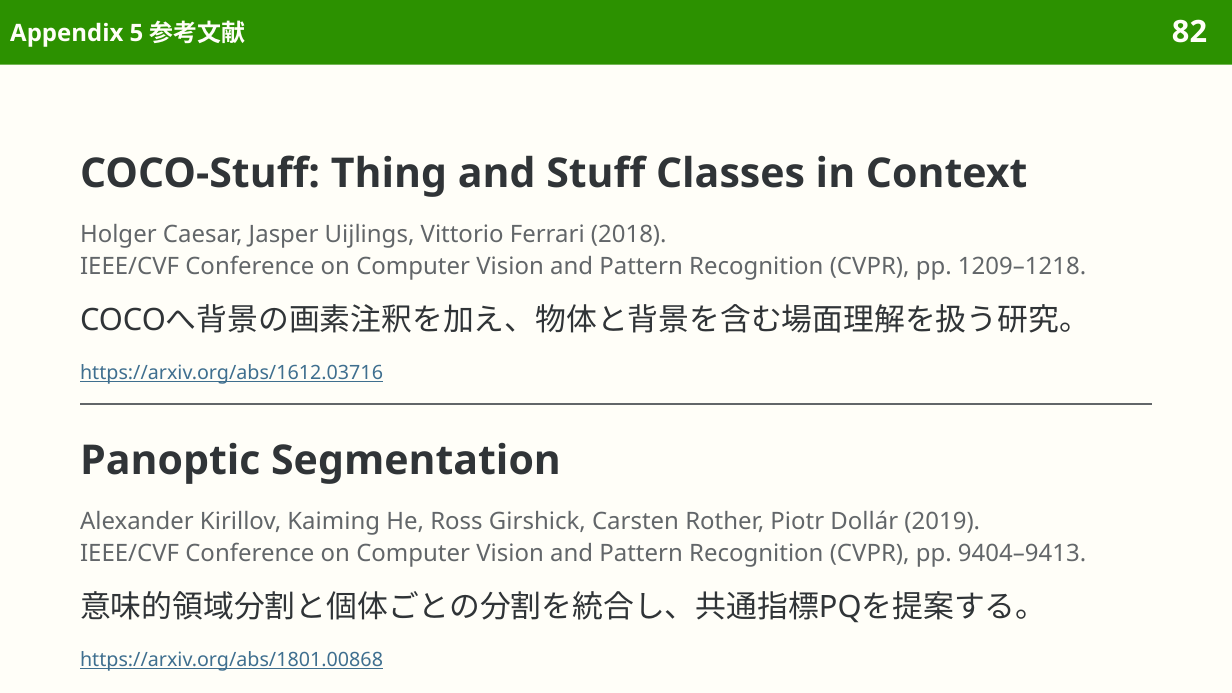
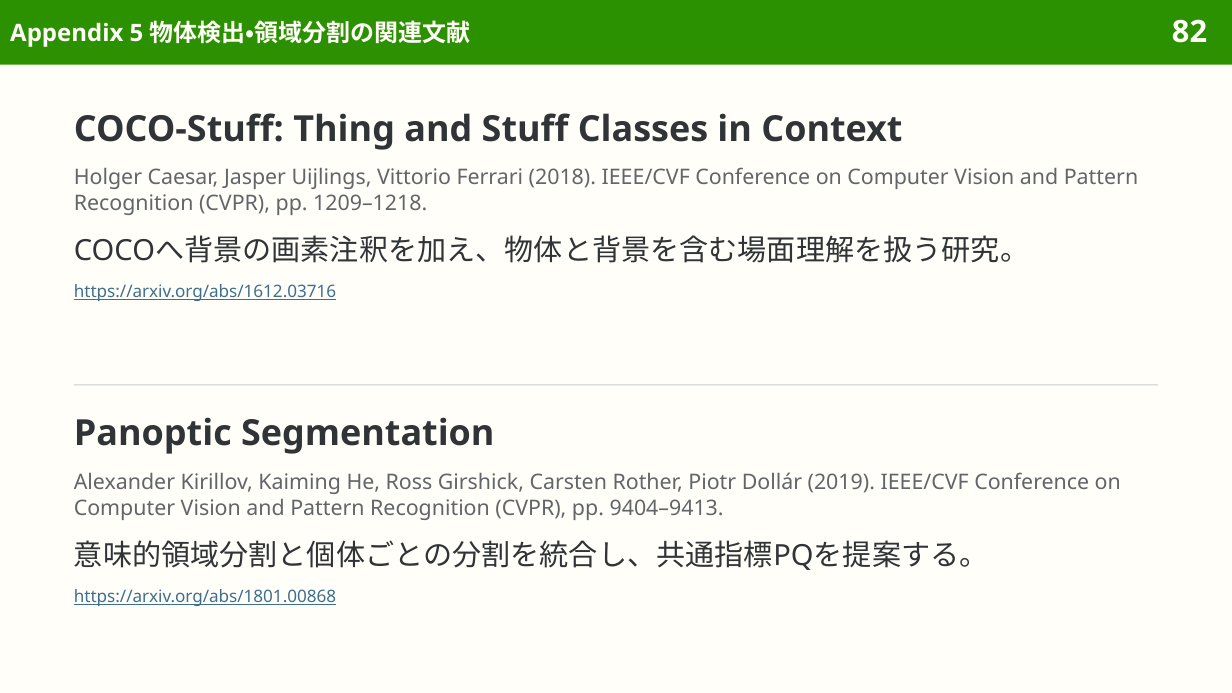
Before and after one commit to sasakiy84/datasets-in-10-minutes, a slide deck: slide 82 of slides/datasets-in-10-minutes-coco.pptx. Drawn at 1232x693 pixels with LibreOffice and Linux fonts; fonts in the diff are those of the drawing. Boxes give left, top, right and bottom in pixels: in the first picture for what was removed or moved away, otherwise in the second. Text is boxed around its words. In the diff, an @@ line names an element or a change of style, - is before the commit and + after.

Commit message:
Add FineWeb slides and refine dataset slide content and layout

```diff
--- a/slides/datasets-in-10-minutes-coco.pptx
+++ b/slides/datasets-in-10-minutes-coco.pptx
@@ title at bbox=[10, 20, 471, 47]: text changed @@
-Appendix 5 参考文献
+Appendix 5 物体検出・領域分割の関連文献
@@ text "COCO-Stuff: Thing and Stuff Classes ..." at bbox=[74, 113, 902, 150]: size 24 to 21 pt; line spacing 1.1 to 1 @@
@@ text "COCO-Stuff: Thing and Stuff Classes ...": place and size @@
-text "COCO-Stuff: Thing and Stuff Classes ..." at bbox=[80, 155, 1027, 197]
+text "COCO-Stuff: Thing and Stuff Classes ..." at bbox=[74, 113, 902, 150]
@@ text at bbox=[74, 167, 1138, 215]: text changed; size 14 to 12.5 pt @@
-Holger Caesar, Jasper Uijlings, Vittorio Ferrari (2018).
-IEEE/CVF Conference on Computer Vision and Pattern Recognition (CVPR), pp. 1209–1218.
+Holger Caesar, Jasper Uijlings, Vittorio Ferrari (2018). IEEE/CVF Conference on Computer Vision and Pattern Recognition (CVPR), pp. 1209–1218.
@@ text "COCOへ背景の画素注釈を加え、物体と背景を含む場面理解を扱う研究。" at bbox=[74, 235, 1029, 263]: size 18 to 17 pt; line spacing 1.1 to 1 @@
@@ text "COCOへ背景の画素注釈を加え、物体と背景を含む場面理解を扱う研究。": place and size @@
-text "COCOへ背景の画素注釈を加え、物体と背景を含む場面理解を扱う研究。" at bbox=[80, 304, 1090, 333]
+text "COCOへ背景の画素注釈を加え、物体と背景を含む場面理解を扱う研究。" at bbox=[74, 235, 1029, 263]
@@ text "https://arxiv.org/abs/1612.03716" at bbox=[74, 284, 336, 301]: size 11.5 to 10 pt; line spacing 1.1 to 1 @@
@@ text "https://arxiv.org/abs/1612.03716": place and size @@
-text "https://arxiv.org/abs/1612.03716" at bbox=[80, 364, 383, 384]
+text "https://arxiv.org/abs/1612.03716" at bbox=[74, 284, 336, 301]
@@ rectangle added at bbox=[74, 384, 1158, 386], fill #C9CCCA @@
@@ text "Panoptic Segmentation": place and size @@
-text "Panoptic Segmentation" at bbox=[80, 443, 561, 484]
+text "Panoptic Segmentation" at bbox=[74, 417, 495, 454]
@@ text "Panoptic Segmentation" at bbox=[74, 417, 495, 454]: size 24 to 21 pt; line spacing 1.1 to 1 @@
@@ line removed from (80, 404) to (1152, 404) @@
@@ text at bbox=[74, 472, 1121, 520]: text changed; size 14 to 12.5 pt @@
-Alexander Kirillov, Kaiming He, Ross Girshick, Carsten Rother, Piotr Dollár (2019).
-IEEE/CVF Conference on Computer Vision and Pattern Recognition (CVPR), pp. 9404–9413.
+Alexander Kirillov, Kaiming He, Ross Girshick, Carsten Rother, Piotr Dollár (2019). IEEE/CVF Conference on Computer Vision and Pattern Recognition (CVPR), pp. 9404–9413.
@@ text "意味的領域分割と個体ごとの分割を統合し、共通指標PQを提案する。": place and size @@
-text "意味的領域分割と個体ごとの分割を統合し、共通指標PQを提案する。" at bbox=[80, 591, 1046, 623]
+text "意味的領域分割と個体ごとの分割を統合し、共通指標PQを提案する。" at bbox=[74, 540, 989, 570]
@@ text "意味的領域分割と個体ごとの分割を統合し、共通指標PQを提案する。" at bbox=[74, 540, 989, 570]: size 18 to 17 pt; line spacing 1.1 to 1 @@
@@ text "https://arxiv.org/abs/1801.00868": place and size @@
-text "https://arxiv.org/abs/1801.00868" at bbox=[80, 651, 383, 671]
+text "https://arxiv.org/abs/1801.00868" at bbox=[74, 589, 336, 606]
@@ text "https://arxiv.org/abs/1801.00868" at bbox=[74, 589, 336, 606]: size 11.5 to 10 pt; line spacing 1.1 to 1 @@
```
Also in this commit, not shown: 82 other slides changed, 14 other files.
